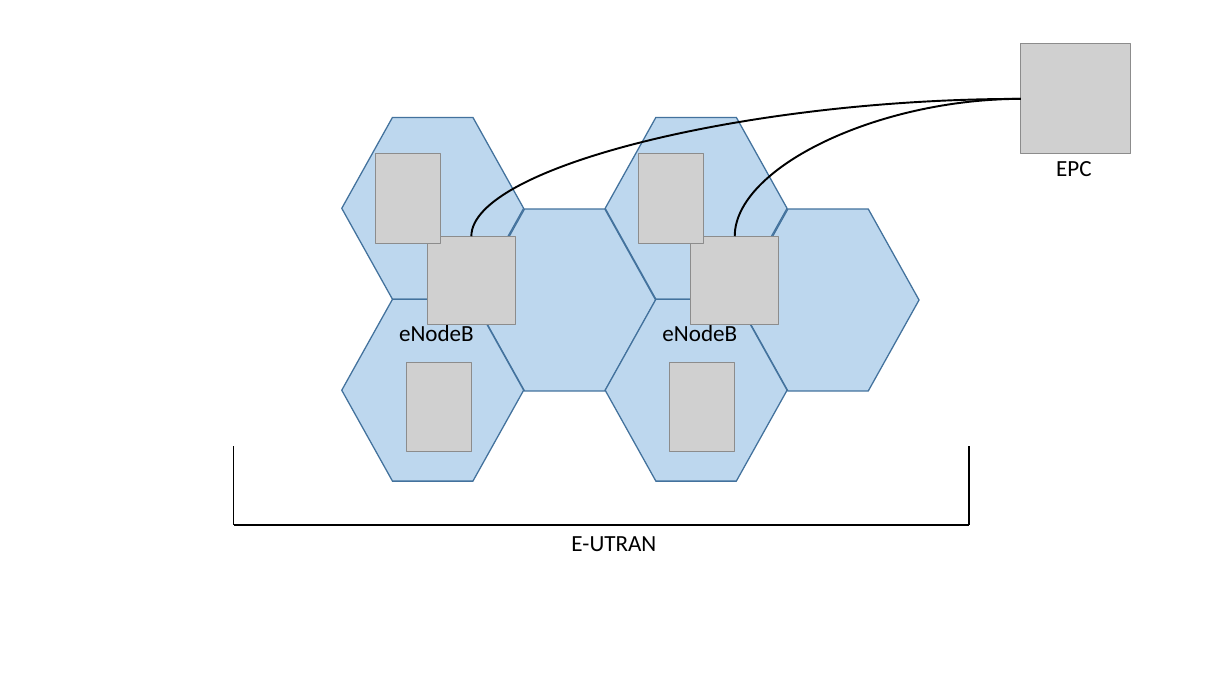
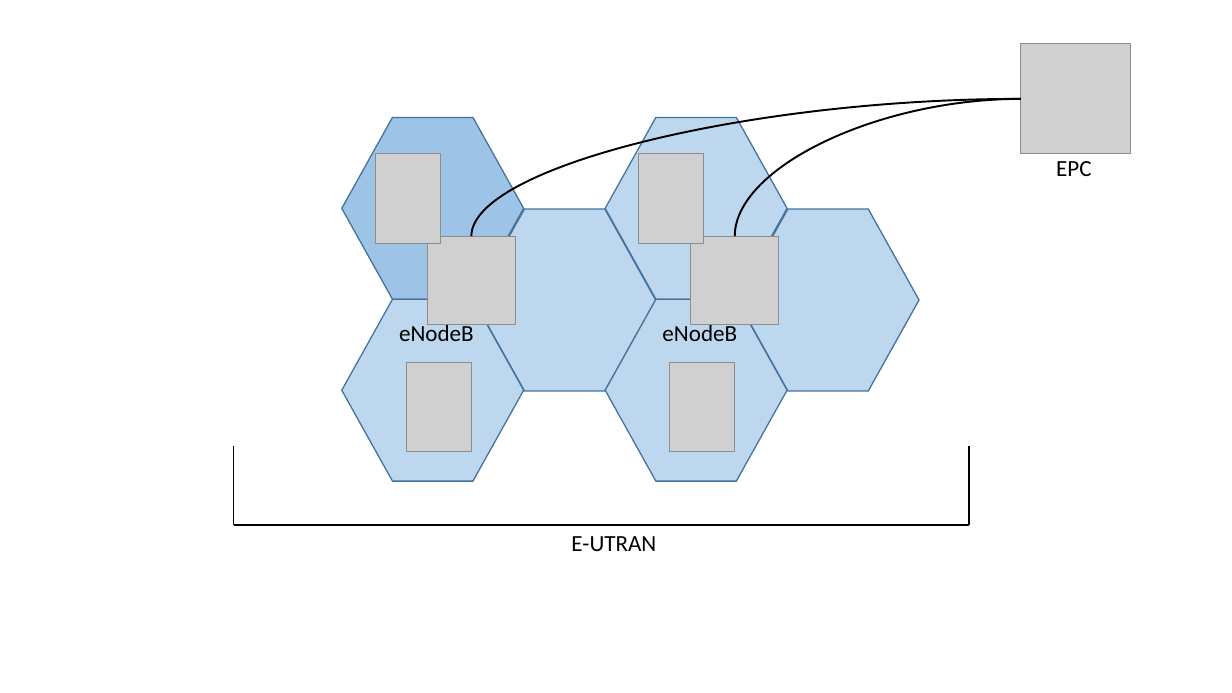
Before and after one commit to lkleinbe/ma_seminar, a slide deck: slide 1 of Figures/Figures_new.pptx. Drawn at 1232x693 pixels with LibreOffice and Linux fonts; fonts in the diff are those of the drawing; grey boxes stand for pictures. Boxes give left, top, right and bottom in pixels: in the first picture for what was removed or moved away, otherwise in the second. Text is boxed around its words. In the diff, an @@ line names an element or a change of style, - is before the commit and + after.

```diff
--- a/Figures/Figures_new.pptx
+++ b/Figures/Figures_new.pptx
@@ hexagon at box(342, 117, 524, 299): fill #BDD7EE to #9DC3E6 @@
```
Also in this commit, not shown: 1 other slide changed, 4 slides added, 13 other files.
